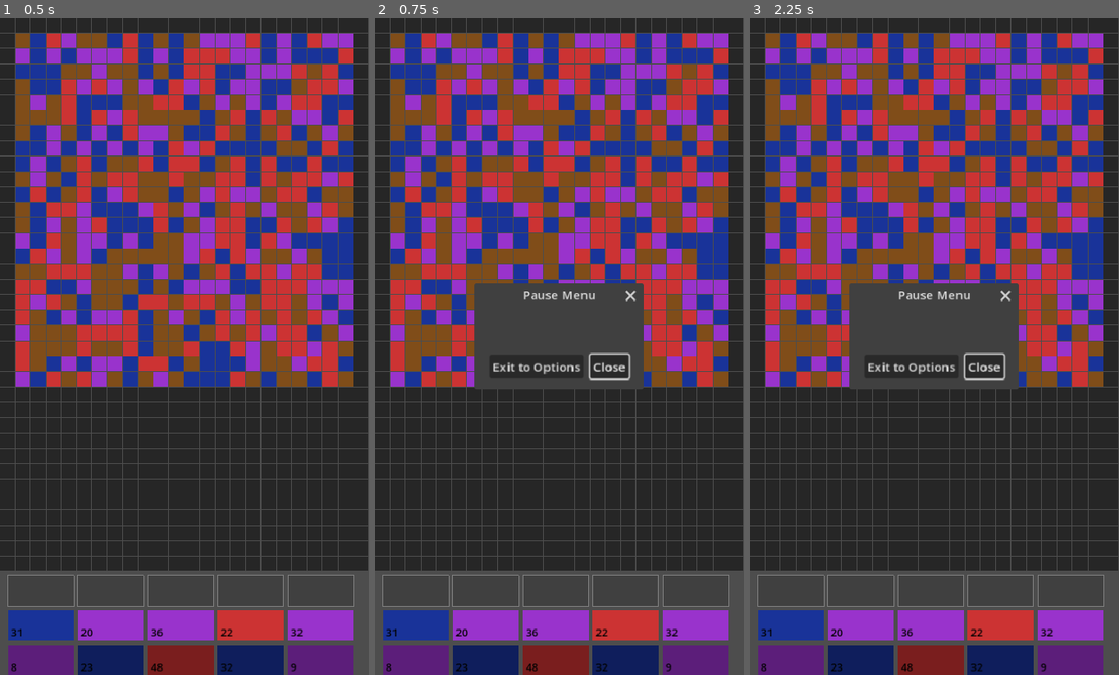
Above: before the commit, frames 1-3 (left to right).
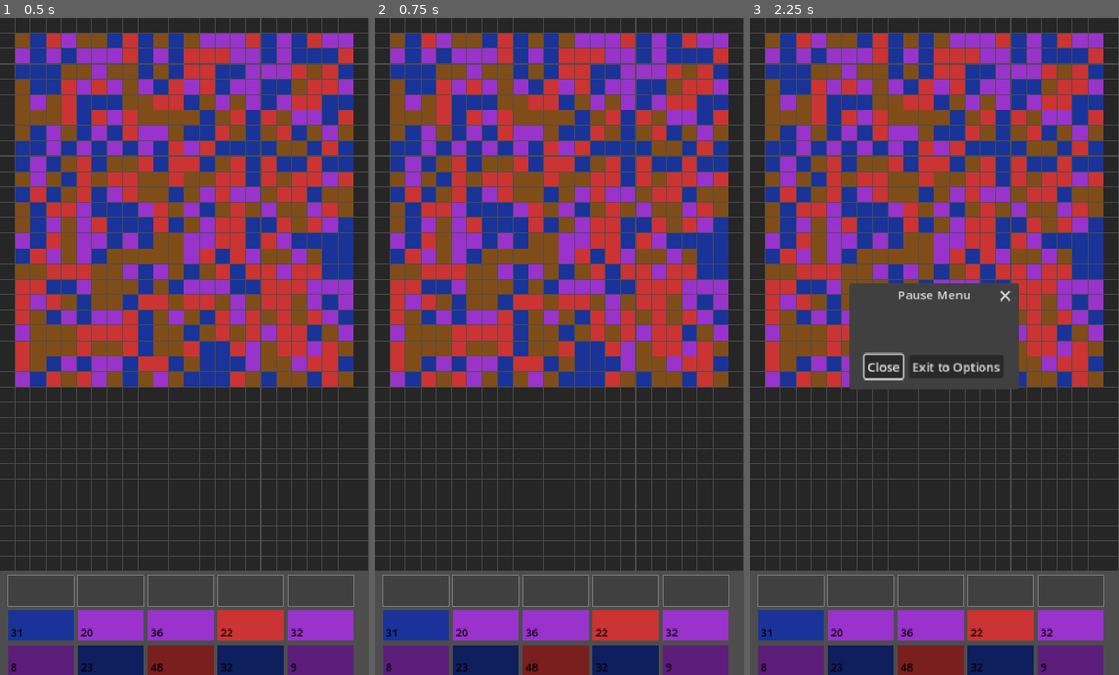
Above: after the commit, the same moments.

Repository: BlueLucario/ant-art-mobile
Game: Godot game, scene res://main_menu.tscn
The game is run twice, just before and just after one commit, with the same random seed, the same clock (stepped at 60 frames per second) and the same inputs.
Inputs (mouse positions are in pixels of both pictures, inside the frame that each line leads up to):
- Up to frame 1 (0.5 s): no input
- Up to frame 2 (0.75 s): tap Enter at 0.5 s; move the mouse to (640, 313) at 0.52 s; click (640, 313) at 0.67 s
- Up to frame 3 (2.25 s): tap Space at 1.25 s; move the mouse to (860, 379) at 1.27 s; click (860, 379) at 1.42 s; tap Enter at 2 s; move the mouse to (971, 201) at 2.02 s; click (971, 201) at 2.17 s

Frame 1 is identical in both runs. In frame 2, 6.8% of the frame differs, in the area x 26-73%, y 40-57%; in frame 3, 0.6%.

Commit message:
Clean up before history rewrite

Diff:
--- a/grid_display.gd
+++ b/grid_display.gd
@@ -85,13 +85,14 @@
 
 	# Grid click
 	if local.y < grid_manager.GRID_HEIGHT * CELL_SIZE:
-		grid_manager.get_node("PausePopup").popup()
-		return
-		var x = int(local.x / CELL_SIZE)
-		var y = int(local.y / CELL_SIZE)
-		if x >= 0 and x < grid_manager.GRID_WIDTH:
-			grid_manager.remove_pixel(x, y)
-		return
+		if local.y < (grid_manager.GRID_HEIGHT * CELL_SIZE) / 2:
+			grid_manager.get_node("PausePopup").popup()
+			return
+	#	var x = int(local.x / CELL_SIZE)
+	#	var y = int(local.y / CELL_SIZE)
+	#	if x >= 0 and x < grid_manager.GRID_WIDTH:
+	#		grid_manager.remove_pixel(x, y)
+	#	return
 
 	# Queue tap — top 5 only
 	var queue_y_start = grid_manager.GRID_HEIGHT * CELL_SIZE + ITEM_H + 10
--- a/grid_manager.gd
+++ b/grid_manager.gd
@@ -43,15 +43,21 @@
 	generate_boxes()
 	SaveManager.reset_session()
 	$GridDisplay.queue_redraw()
-	$EndScreen.restart_requested.connect(_on_restart)
-	$PausePopup.add_button("Exit to Options")
-	$PausePopup.get_ok_button().text = "Close"
-	$PausePopup.custom_action.connect(_on_pause_action)
-
-func _on_pause_action(action: String):
-	if action == "Options":
+	$EndScreen.restart_requested.connect(restart)
+	var options_btn = $PausePopup.add_button("Exit to Options", true)
+	options_btn.pressed.connect(func():
 		$PausePopup.hide()
 		get_tree().change_scene_to_file("res://options_menu.tscn")
+	)
+	$PausePopup.get_ok_button().text = "Close"
+
+func _is_traversable(n: Vector2i, goal: Vector2i) -> bool:
+	if n == goal:
+		return true
+	if n.x < 0 or n.x >= GRID_WIDTH or n.y < 0 or n.y >= GRID_HEIGHT:
+		return false
+	var cell = get_cell(n.x, n.y)
+	return cell.state == CellState.REMOVED
 
 func indent(i: int):
 	var ind = ""
@@ -148,14 +154,6 @@
 	$GridDisplay.queue_redraw()
 	check_game_win()
 
-func _is_traversable(n: Vector2i, goal: Vector2i) -> bool:
-	if n == goal:
-		return true
-	if n.x < 0 or n.x >= GRID_WIDTH or n.y < 0 or n.y >= GRID_HEIGHT:
-		return false
-	var cell = get_cell(n.x, n.y)
-	return cell.state == CellState.REMOVED
-
 func find_path(start: Vector2i, goal: Vector2i) -> Array:
 	# A* from pixel position to box position
 	#print("Pathfinding from ", start, " to ", goal)
@@ -342,7 +340,7 @@
 func show_end_screen(win: bool):
 	get_node("EndScreen").show_result(win, GameState.current_difficulty)
 
-func _on_restart(delta: int):
+func restart(delta: int):
 	var new_difficulty = clamp(GameState.current_difficulty + delta, 1, 16)
 	GameState.current_difficulty = new_difficulty
 	# Clear all active boxes
--- a/grid_manager.tscn
+++ b/grid_manager.tscn
@@ -13,5 +13,6 @@
 [node name="EndScreen" parent="." unique_id=1134067845 instance=ExtResource("3_4qfyg")]
 
 [node name="PausePopup" type="AcceptDialog" parent="." unique_id=964153260]
+oversampling_override = 1.0
 title = "Pause Menu"
 initial_position = 1
--- a/options_menu.gd
+++ b/options_menu.gd
@@ -53,6 +53,19 @@
 
 func _on_clear_save() -> void:
 	$ConfirmDialog.popup()
+	# Style the buttons
+	var cancel = $ConfirmDialog.get_cancel_button()
+	var confirm = $ConfirmDialog.get_ok_button()
+
+	confirm.text = "Delete"
+	cancel.text = "Back"
+
+	# Color them
+	confirm.add_theme_color_override("font_color", Color.RED)
+	cancel.add_theme_color_override("font_color", Color.GREEN)
+
+	# Focus the cancel button by default
+	cancel.grab_focus()
 
 func _on_confirm_clear():
 	SaveManager.clear_save_data()
--- a/options_menu.tscn
+++ b/options_menu.tscn
@@ -97,6 +97,10 @@
 text = "Clear Save Data"
 
 [node name="ConfirmDialog" type="ConfirmationDialog" parent="." unique_id=1079617142]
+title = "Alert!"
+initial_position = 1
+dialog_text = "You are about to clear your game data.
+Are you sure you want this?"
 
 [connection signal="toggled" from="VBox/LivesToggle" to="." method="_on_lives_toggled"]
 [connection signal="pressed" from="VBox/MaxGamesRow/MaxGamesMinus" to="." method="_on_max_games_minus"]
Not shown, changed: README.md
